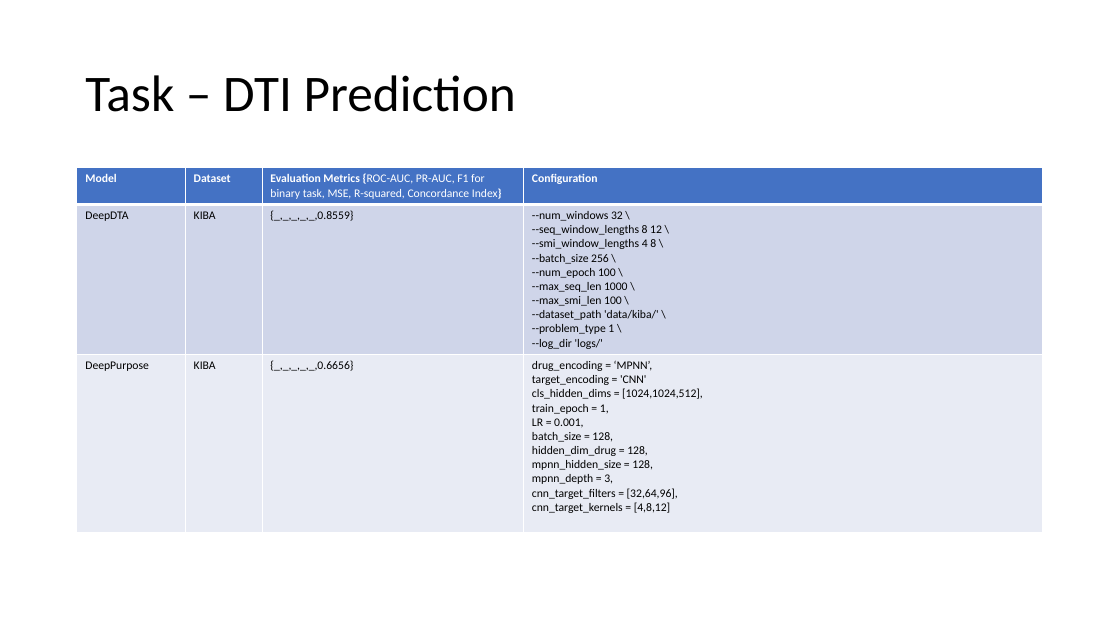
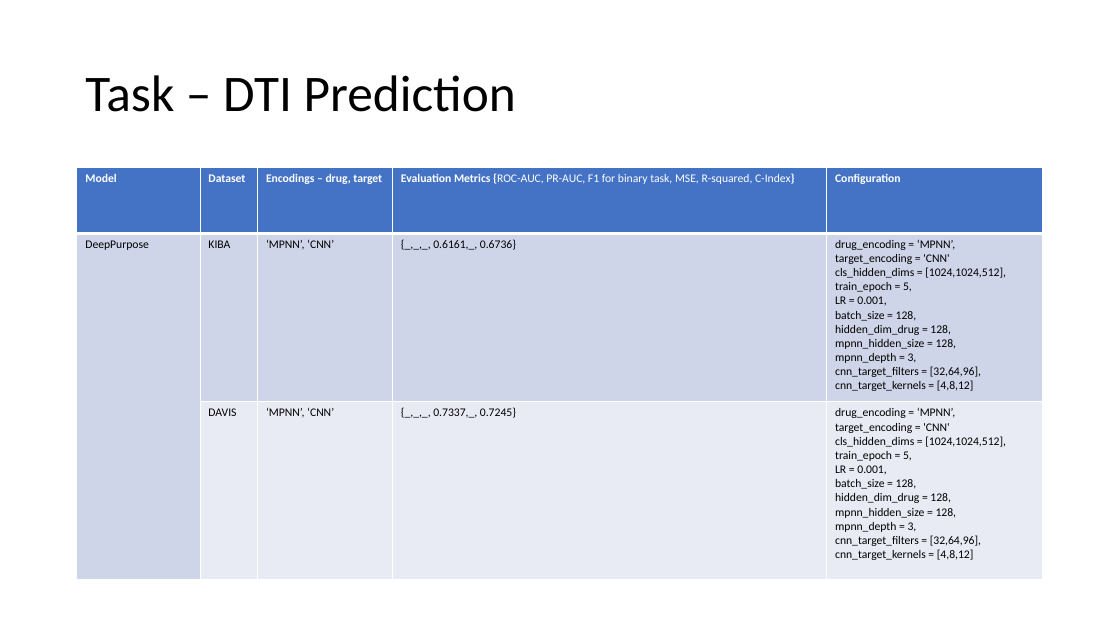
Before and after one commit to debnathk/articles, a slide deck: slide 4 of articles.pptx (slide 2 before the commit). Drawn at 1120x630 pixels with LibreOffice and Linux fonts; fonts in the diff are those of the drawing. Boxes give left, top, right and bottom in pixels: in the first picture for what was removed or moved away, otherwise in the second. Text is boxed around its words. In the diff, an @@ line names an element or a change of style, - is before the commit and + after.

```diff
--- a/articles.pptx
+++ b/articles.pptx
@@ table at (x1=77, y1=168, x2=1044, y2=579) @@
-column 1: Model | DeepDTA | DeepPurpose
-column 2: Dataset | KIBA | KIBA
-column 3: Evaluation Metrics {ROC-AUC, PR-AUC, F1 for binary task, MSE, R-squared, Concordance Index} | {_,_,_,_,_,0.8559} | {_,_,_,_,_,0.6656}
-column 4: Configuration | --num_windows 32 \ / --seq_window_lengths 8 12 \ / --smi_window_lengths 4 8 \ / --batch_size 256 \ / --num_epoch 100 \ / --max_seq_len 1000 \ / --max_smi_len 100 \ / --dataset_path 'data/kiba/' \ / --problem_type 1 \ / --log_dir 'logs/' | drug_encoding = ‘MPNN’, / target_encoding = 'CNN' / cls_hidden_dims = [1024,1024,512], / train_epoch = 1, / LR = 0.001, / batch_size = 128, / hidden_dim_drug = 128, / mpnn_hidden_size = 128, / mpnn_depth = 3, / cnn_target_filters = [32,64,96], / cnn_target_kernels = [4,8,12]
+column 1: Model | DeepPurpose | 
+column 2: Dataset | KIBA | DAVIS
+column 3: Encodings – drug, target | ‘MPNN’, ‘CNN’ | ‘MPNN’, ‘CNN’
+column 4: Evaluation Metrics {ROC-AUC, PR-AUC, F1 for binary task, MSE, R-squared, C-Index} | {_,_,_, 0.6161,_, 0.6736} | {_,_,_, 0.7337,_, 0.7245}
+column 5: Configuration | drug_encoding = ‘MPNN’, / target_encoding = 'CNN' / cls_hidden_dims = [1024,1024,512], / train_epoch = 5, / LR = 0.001, / batch_size = 128, / hidden_dim_drug = 128, / mpnn_hidden_size = 128, / mpnn_depth = 3, / cnn_target_filters = [32,64,96], / cnn_target_kernels = [4,8,12] | drug_encoding = ‘MPNN’, / target_encoding = 'CNN' / cls_hidden_dims = [1024,1024,512], / train_epoch = 5, / LR = 0.001, / batch_size = 128, / hidden_dim_drug = 128, / mpnn_hidden_size = 128, / mpnn_depth = 3, / cnn_target_filters = [32,64,96], / cnn_target_kernels = [4,8,12]
```
Also in this commit, not shown: 5 slides added, 6 other files.
